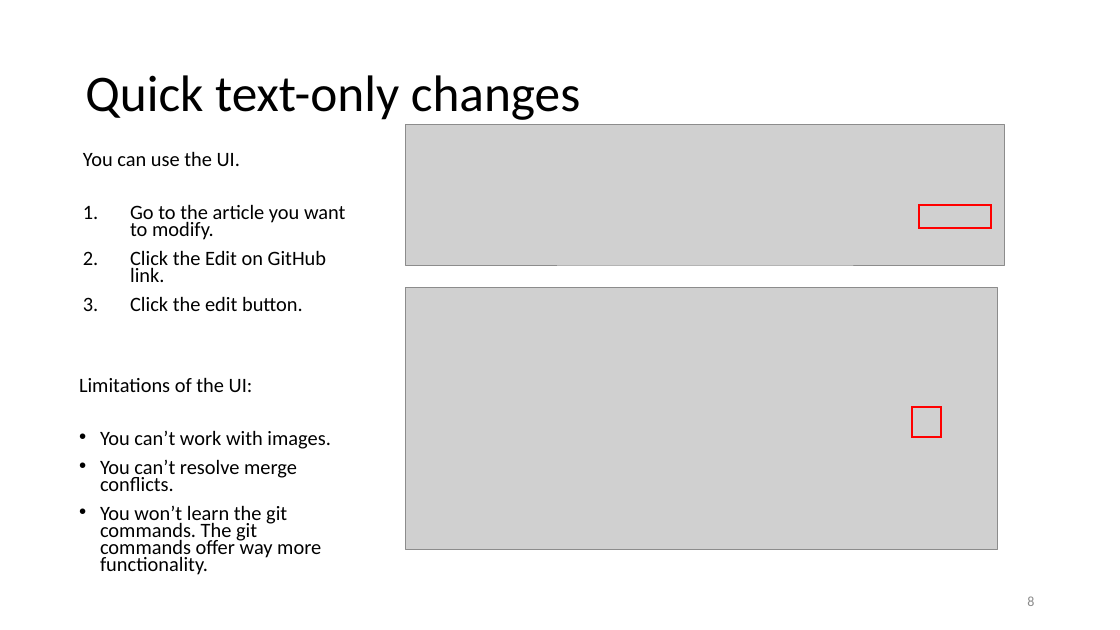
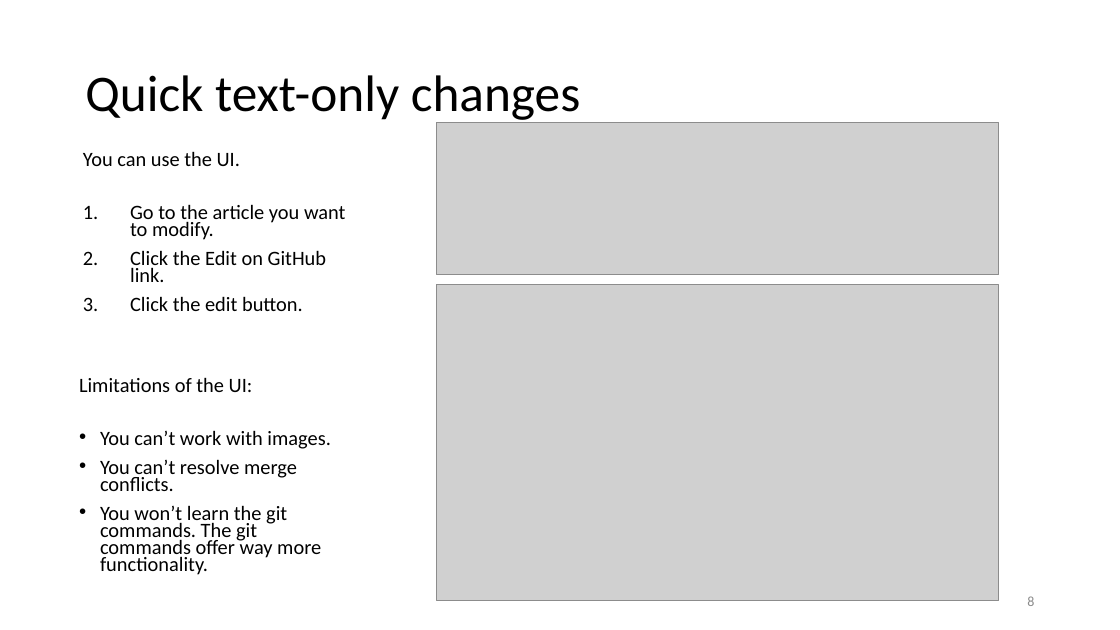
Before and after one commit to karthikaraman/Docs, a slide deck: slide 8 of PartnerTraining/git-github-workflow-training.pptx. Drawn at 1120x630 pixels with LibreOffice and Linux fonts; fonts in the diff are those of the drawing; grey boxes stand for pictures. Boxes give left, top, right and bottom in pixels: in the first picture for what was removed or moved away, otherwise in the second. Text is boxed around its words. In the diff, an @@ line names an element or a change of style, - is before the commit and + after.

```diff
--- a/PartnerTraining/git-github-workflow-training.pptx
+++ b/PartnerTraining/git-github-workflow-training.pptx
@@ picture: place and size @@
-picture at [406, 124, 1005, 265]
+picture at [437, 123, 999, 275]
@@ rectangle removed at [919, 205, 991, 228] @@
@@ picture: place and size @@
-picture at [406, 287, 998, 549]
+picture at [437, 285, 999, 601]
@@ rectangle removed at [912, 407, 941, 437] @@
```
Also in this commit, not shown: 8 other slides changed, 1 other file.
